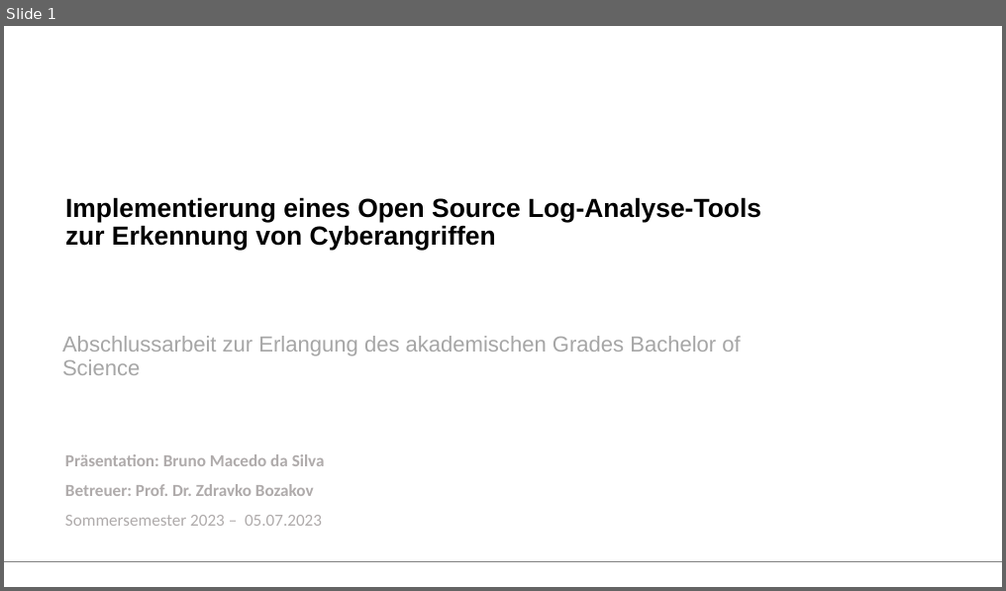
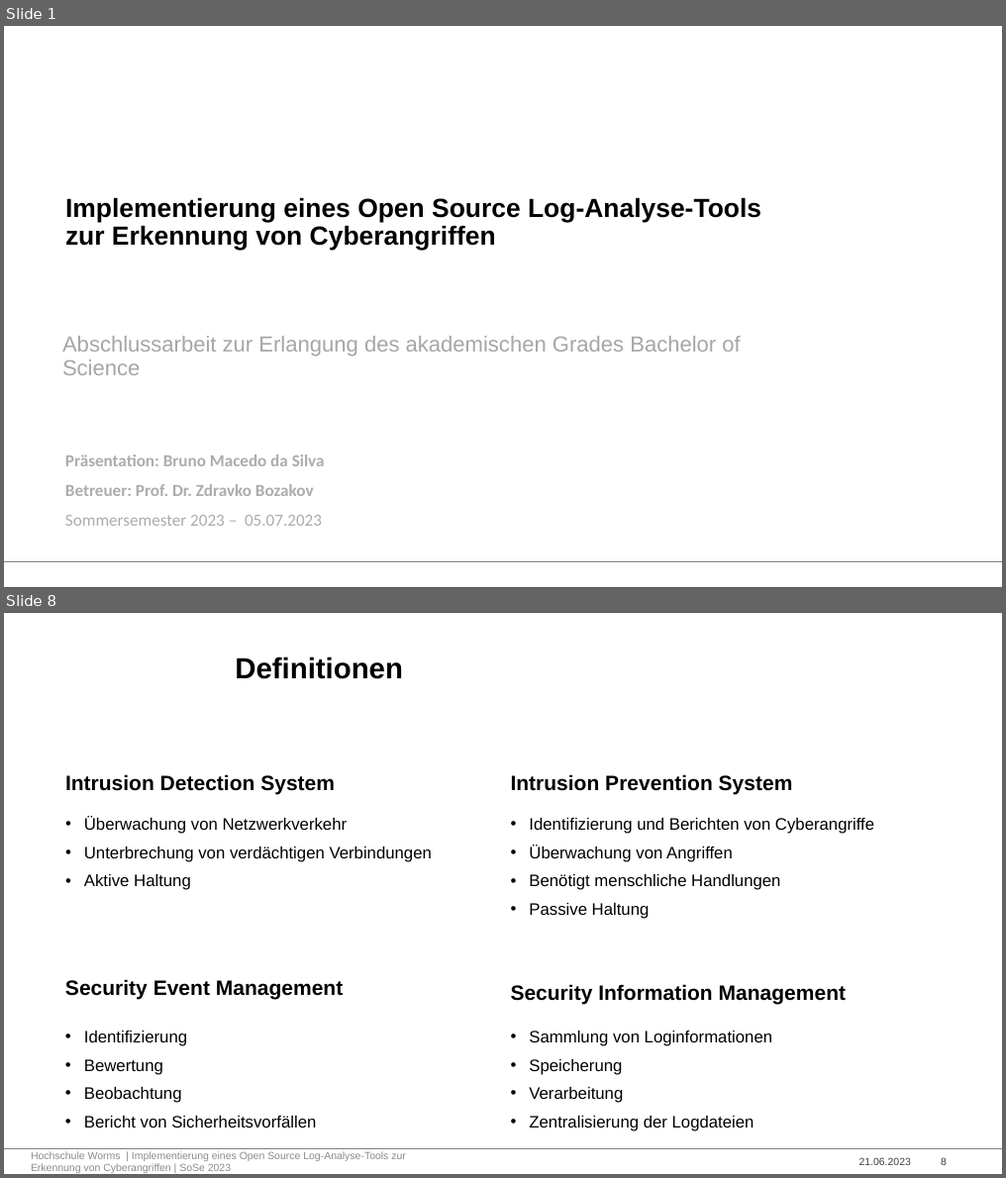
Before and after one commit to Bruno-Macedo/Praxisbericht_Bacherloarbeit, a slide deck: Macedo_da_Silva_Bruno_BA-Praesentation.pptx. Shown one above the other, each under a label of ours: slide 1 before the commit, slides 1 and 8 after it; the slides between them are not shown. The pictures are 1006x591 and 1006x1178 pixels, drawn with LibreOffice and Linux fonts; fonts in the diff are those of the drawing; background and template pictures are left out. Boxes give left, top, right and bottom in pixels: in the first picture for what was removed or moved away, otherwise in the second. Text is boxed around its words. In the diff, an @@ line names an element or a change of style, - is before the commit and + after.

Commit message:
Definitionen

```diff
--- a/Macedo_da_Silva_Bruno_BA-Praesentation.pptx
+++ b/Macedo_da_Silva_Bruno_BA-Praesentation.pptx
@@ slide 8 added at [4,613,1002,1174], background #FFFFFF; not listed: 1 template element that a slide beside it also shows @@
@@ title added at [235,657,403,679], 28 pt, text #000000, bold @@
+Definitionen
@@ text added at [65,774,335,794], 20 pt, text #000000, bold @@
+Intrusion Detection System
@@ text added at [511,774,793,794], 20 pt, text #000000, bold @@
+Intrusion Prevention System
@@ text added at [84,816,432,890], 16 pt, text #000000 @@
+• Überwachung von Netzwerkverkehr
+• Unterbrechung von verdächtigen Verbindungen
+• Aktive Haltung
@@ text added at [529,818,874,919], 16 pt, text #000000 @@
+• Identifizierung und Berichten von Cyberangriffe
+• Überwachung von Angriffen
+• Benötigt menschliche Handlungen
+• Passive Haltung
@@ text added at [65,979,343,999], 20 pt, text #000000, bold @@
+Security Event Management
@@ text added at [511,984,846,1004], 20 pt, text #000000, bold @@
+Security Information Management
@@ text added at [84,1031,316,1128], 16 pt, text #000000 @@
+• Identifizierung
+• Bewertung
+• Beobachtung
+• Bericht von Sicherheitsvorfällen
@@ text added at [529,1031,772,1132], 16 pt, text #000000 @@
+• Sammlung von Loginformationen
+• Speicherung
+• Verarbeitung
+• Zentralisierung der Logdateien
@@ text added at [31,1152,406,1173], 10 pt, text #8C8C8C @@
+Hochschule Worms | Implementierung eines Open Source Log-Analyse-Tools zur Erkennung von Cyberangriffen | SoSe 2023
@@ text added at [859,1157,911,1165], 10 pt, text #404040 @@
+21.06.2023
@@ page number added at [941,1157,946,1165], 10 pt, text #404040 @@
+8
```
Also in this commit, not shown: 10 slides changed, 9 other slides added, 1 other file.
